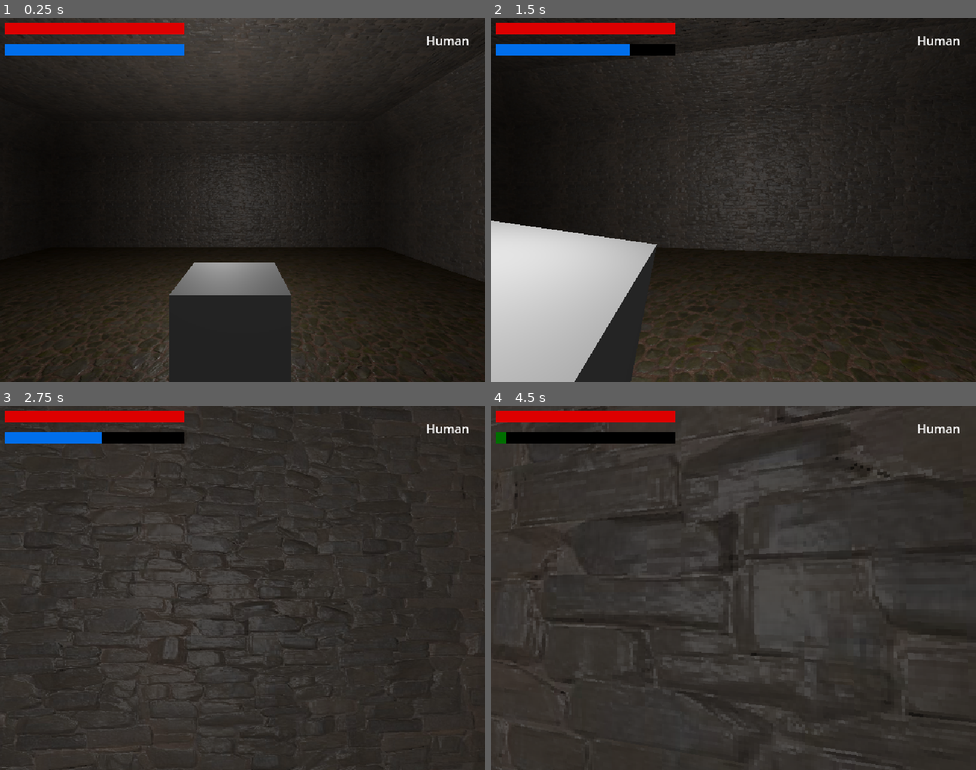
Above: before the commit, frames 1-4 (two rows, left to right).
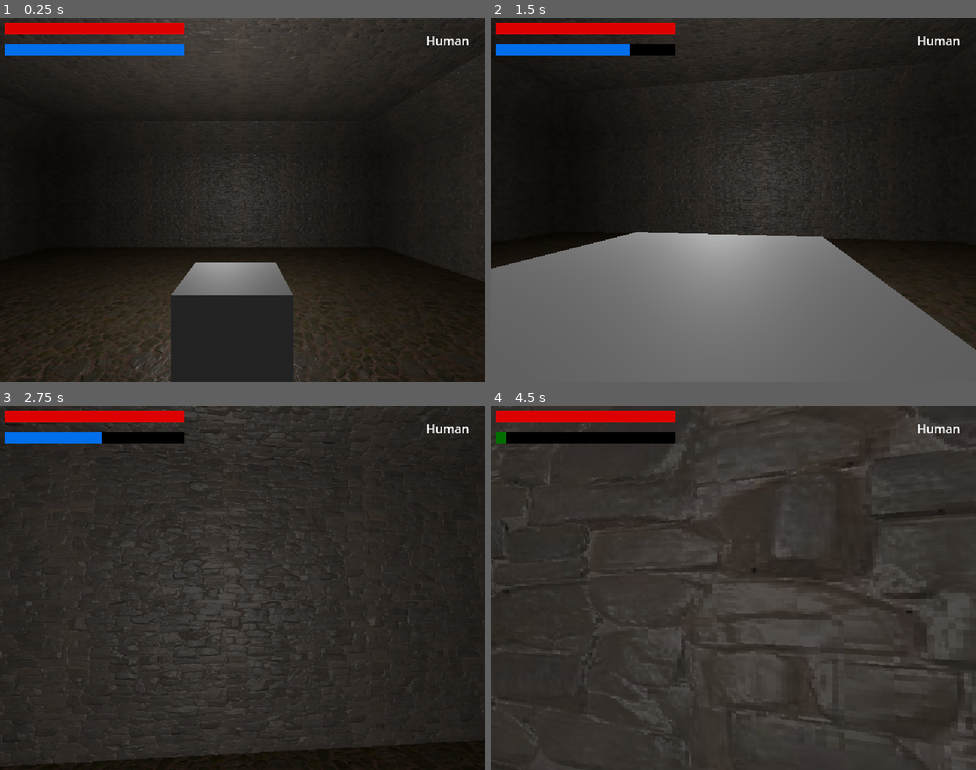
Above: after the commit, the same moments.

Repository: SpaceMoreDev/Codename_Retribution
Game: Godot game, scene res://Scenes/Main.tscn
Same seed, same stepped clock (60 frames per second), same inputs: the game is played once before the commit and once after it.
Inputs (mouse positions are in pixels of both pictures, inside the frame that each line leads up to):
- Up to frame 1 (0.25 s): no input
- Up to frame 2 (1.5 s): move the mouse to (757, 200) at 0.52 s; hold Ctrl (CROUCH) 0.53-1.28 s; hold W (UP) from 0.53 s (still down); right-click (757, 200) at 0.6 s; tap Space (JUMP) at 0.77 s; move the mouse to (709, 200) at 1.27 s; tap Ctrl (CROUCH) at 1.35 s
- Up to frame 3 (2.75 s): keep holding W (UP); tap Space (JUMP) at 1.52 s; tap R (ROTATE_OBJECT) at 1.55 s; move the mouse to (252, 580) at 2.02 s; hold R (ROTATE_OBJECT) from 2.03 s (still down); right-click (252, 580) at 2.3 s
- Up to frame 4 (4.5 s): keep holding W (UP); move the mouse to (728, 595) at 2.77 s; release R (ROTATE_OBJECT) at 2.78 s; right-click (728, 595) at 2.85 s; tap Space (JUMP) at 3.02, 3.77 s; tap Ctrl (CROUCH) at 3.05 s; move the mouse to (767, 591) at 3.52 s; hold Ctrl (CROUCH) 3.53-4.28 s; tap R (ROTATE_OBJECT) at 3.8 s; move the mouse to (694, 584) at 4.27 s; click (694, 584) at 4.35 s

The runs differ from the first frame. In frame 1, 0.3% of the frame differs, in the area x 8-100%, y 0-100%; in frame 2, 36%, in the area x 0-100%, y 0-100%; in frame 3, 8.2%; in frame 4, 6.1%.

Commit message:
Fixed HeadBob with any camera motion

Diff:
--- a/Scenes/Packed/player.tscn
+++ b/Scenes/Packed/player.tscn
@@ -33,42 +33,59 @@
 [node name="CrouchingCollision" type="CollisionShape3D" parent="."]
 transform = Transform3D(1, 0, 0, 0, 1, 0, 0, 0, 1, 0, -0.725078, 0)
 shape = SubResource("CapsuleShape3D_yyxpu")
+disabled = true
 
-[node name="Camera3D" type="Camera3D" parent="."]
+[node name="Stats" type="Node3D" parent="."]
+script = ExtResource("1_sce2v")
+
+[node name="Head" type="Node3D" parent="." node_paths=PackedStringArray("_player_head", "_player_camera")]
 script = ExtResource("2_rsliq")
+_player_head = NodePath("..")
+_player_camera = NodePath("Camera3D")
 
-[node name="RayCast3D" type="RayCast3D" parent="Camera3D"]
+[node name="Camera3D" type="Camera3D" parent="Head"]
+
+[node name="Action" type="Node3D" parent="Head/Camera3D" node_paths=PackedStringArray("handIcon", "ray")]
+script = ExtResource("4_ing7o")
+handIcon = NodePath("../../../Player_UI/TextureRect")
+ray = NodePath("RayCast3D")
+
+[node name="RayCast3D" type="RayCast3D" parent="Head/Camera3D/Action"]
 target_position = Vector3(0, 0, -2)
 collision_mask = 12
 
-[node name="GrabPosition" type="Node3D" parent="Camera3D"]
+[node name="GrabPosition" type="Node3D" parent="Head/Camera3D/Action"]
 transform = Transform3D(1, 0, 0, 0, 1, 0, 0, 0, 1, 0, 0, -1.00918)
 
-[node name="Joint" type="Generic6DOFJoint3D" parent="Camera3D"]
+[node name="Joint" type="Generic6DOFJoint3D" parent="Head/Camera3D/Action"]
 transform = Transform3D(1, 0, 0, 0, 1, 0, 0, 0, 1, 0, 0, -0.9912)
 node_a = NodePath("../StaticBody3D")
 linear_limit_x/enabled = false
 linear_limit_y/enabled = false
 linear_limit_z/enabled = false
 
-[node name="StaticBody3D" type="StaticBody3D" parent="Camera3D"]
+[node name="StaticBody3D" type="StaticBody3D" parent="Head/Camera3D/Action"]
 transform = Transform3D(1, 0, 0, 0, 1, 0, 0, 0, 1, 0, 0, -1.34)
 
-[node name="Stats" type="Node3D" parent="."]
-script = ExtResource("1_sce2v")
-
-[node name="Crouch" type="Node3D" parent="." node_paths=PackedStringArray("standingCollider", "crouchingCollider", "camera", "headBob")]
+[node name="Crouch" type="Node3D" parent="." node_paths=PackedStringArray("raycheck", "camera", "headBob", "standingCollider", "crouchingCollider")]
 script = ExtResource("4_8cvhv")
+raycheck = NodePath("TopCheckRay")
+camera = NodePath("../Head/Camera3D")
+headBob = NodePath("../HeadBobbing")
 standingCollider = NodePath("../StandingCollision")
 crouchingCollider = NodePath("../CrouchingCollision")
-camera = NodePath("../Camera3D")
-headBob = NodePath("../HeadBobbing")
 
-[node name="Leaning" type="Node3D" parent="." node_paths=PackedStringArray("leftRay", "rightRay", "camera")]
+[node name="TopCheckRay" type="RayCast3D" parent="Crouch"]
+transform = Transform3D(1, 0, 0, 0, 1, 0, 0, 0, 1, 0, -0.47141, 0)
+target_position = Vector3(0, 1, 0)
+collision_mask = 9
+
+[node name="Leaning" type="Node3D" parent="." node_paths=PackedStringArray("leftRay", "rightRay", "head", "camera")]
 script = ExtResource("4_yepiv")
 leftRay = NodePath("LeftRay")
 rightRay = NodePath("RightRay")
-camera = NodePath("../Camera3D")
+head = NodePath("../Head")
+camera = NodePath("../Head/Camera3D")
 
 [node name="LeftRay" type="RayCast3D" parent="Leaning"]
 transform = Transform3D(1, 0, 0, 0, 1, 0, 0, 0, 1, -0.1, 0, 0)
@@ -82,14 +99,10 @@
 collision_mask = 9
 debug_shape_custom_color = Color(0.513726, 0.4, 0, 1)
 
-[node name="Action" type="Node3D" parent="." node_paths=PackedStringArray("handIcon")]
-script = ExtResource("4_ing7o")
-handIcon = NodePath("../Player_UI/TextureRect")
-
-[node name="HeadBobbing" type="Node3D" parent="." node_paths=PackedStringArray("camera")]
+[node name="HeadBobbing" type="Node3D" parent="." node_paths=PackedStringArray("head", "crouching")]
 script = ExtResource("6_jkene")
-camera = NodePath("../Camera3D")
-_frequency = 5
+head = NodePath("../Head")
+crouching = NodePath("../Crouch")
 
 [node name="Player_UI" type="CanvasLayer" parent="."]
 
--- a/Scripts/DragDoor.gd
+++ b/Scripts/DragDoor.gd
@@ -8,14 +8,16 @@
 var action
 var active : bool = false
 var camera : Camera3D
+var cameraSc : PlayerCamera
 var grab_position
 var player : Node
 
 func _ready():
 	player = Global._get_player()
-	camera = player.get_node("Camera3D") as Camera3D
-	grab_position = player.get_node("Camera3D/GrabPosition")
-	action = player.get_node("Action") as PlayerAction
+	camera = player.get_node("Head/Camera3D") as Camera3D
+	cameraSc = player.get_node("Head")
+	action = camera.get_node("Action") as PlayerAction
+	grab_position = action.get_node("GrabPosition")
 	action.connect("start_interaction", InteractWithDoor)
 	action.connect("end_interaction", remove_object)
 
@@ -23,13 +25,13 @@
 	if(data != null):
 		data = null
 	active = false
-	camera.locked = false
+	cameraSc.locked = false
 
 func InteractWithDoor(door:Node3D):
 	if(door.get_parent() == get_parent()):
 		data = door
 		mouse_x = 0
-		camera.locked = true
+		cameraSc.locked = true
 		active = true
 
 var do : bool = true
--- a/Scripts/Player/Crouching.gd
+++ b/Scripts/Player/Crouching.gd
@@ -1,16 +1,27 @@
 extends Node
 
+class_name Crouching
+
+@export var raycheck : RayCast3D
+@export var camera : Camera3D
+@export var headBob : HeadBobbing
 @export var standingCollider: CollisionShape3D
 @export var crouchingCollider: CollisionShape3D
-@export var camera: Camera3D
-@export var headBob: HeadBobbing
 
 const CROUCHING_AMOUNT = 0.5
+const CROUCHING_SPEED = 1
+
+const CROUCHING_FREQ = 5
+const CROUCHING_AMP = 0.07
+
 var crouchingHeight : float
 
-var acceleration : float = 7
+var acceleration : float = 2
 var active = false
+var notpressing:bool
+var player: Player
 func _ready():
+	player = get_parent()
 	crouchingHeight = camera.position.y - CROUCHING_AMOUNT
 	standingCollider.disabled = false
 	crouchingCollider.disabled = true
@@ -20,18 +31,34 @@
 	if(Input.is_action_just_pressed("CROUCH")):
 		standingCollider.disabled = true
 		crouchingCollider.disabled = false
-		headBob.crouching = true
+		player.Speed = CROUCHING_SPEED
 		active = true
-	elif(Input.is_action_pressed("CROUCH")):
-		camera.position.y = lerp(camera.position.y, crouchingHeight, delta * acceleration)
+		notpressing = true
+		headBob._frequency = CROUCHING_FREQ
+		headBob._amplitude = CROUCHING_AMP
+	elif Input.is_action_pressed("CROUCH"):
+		camera.position.y = move_toward(camera.position.y, crouchingHeight, delta * acceleration)
+	elif(Input.is_action_just_released("CROUCH")):
+		if is_top_empty():
+			standingCollider.disabled = false
+			crouchingCollider.disabled = true
+			player.Speed = player.WALK_SPEED
+		notpressing = false
+	else:
+		if not notpressing and active:
+			if is_top_empty():
+				camera.position.y = move_toward(camera.position.y, 0.0, delta * acceleration)
+				if camera.position.y == 0:
+					standingCollider.disabled = false
+					crouchingCollider.disabled = true
+					player.Speed = player.WALK_SPEED
+					active = false
 
-	elif(Input.is_action_just_released("CROUCH")):
-		standingCollider.disabled = false
-		crouchingCollider.disabled = true
-	else:
-		if active:
-			if(not is_zero_approx(camera.position.y)):
-				camera.position.y = lerp(camera.position.y, 0.0, delta * acceleration)
-			else:
-				active = false
-				headBob.crouching = false
+
+					headBob._frequency = headBob.STAND_FREQ
+					headBob._amplitude = headBob.STAND_AMP
+
+func is_top_empty() -> bool:
+	if raycheck.is_colliding() :
+		return false
+	return true
--- a/Scripts/Player/HeadBobbing.gd
+++ b/Scripts/Player/HeadBobbing.gd
@@ -1,24 +1,28 @@
 extends Node
 class_name HeadBobbing
-@export var camera : Camera3D
+@export var head : Node3D
+@export var _frequency = 4
+@export var _amplitude = 0.05
+@export var crouching : Crouching
 
-#head bob
-@export var _frequency = 3
-@export var _amplitude = 0.08
-var crouching = false
+const STAND_FREQ = 4
+const STAND_AMP = 0.05
+
 var acceleration : float = 5
 var t_bob = 0.0
+var crouchVector : Vector3
+
+func _ready():
+	crouchVector = Vector3(0.0, crouching.crouchingHeight, 0.0)
 
 func _physics_process(delta):
-    if(not camera.locked and not crouching):
-        t_bob += delta * get_parent().velocity.length() * float(get_parent().is_on_floor())
-        var headbobbing = lerp(camera.transform.origin, head_bobbing(t_bob), delta * acceleration)
-        camera.transform.origin = headbobbing
-        camera.rotation.z = lerp(camera.rotation.z, 0.0, delta * acceleration)
-
+	if(not head.locked):
+		t_bob += delta * get_parent().velocity.length() * float(get_parent().is_on_floor())
+		var headbobbing =  head_bobbing(t_bob)
+		head.position = headbobbing
 
 func head_bobbing(time)->Vector3:
-    var pos = Vector3.ZERO
-    pos.y = sin(time *_frequency) * _amplitude
-    pos.x = cos(time *_frequency/2) * _amplitude
-    return pos
+	var pos = Vector3.ZERO
+	pos.y = sin(time *_frequency) * _amplitude
+	pos.x = cos(time *_frequency/1.5) * _amplitude
+	return pos
--- a/Scripts/Player/Leaning.gd
+++ b/Scripts/Player/Leaning.gd
@@ -1,16 +1,18 @@
 extends Node
 
-const CAMERADISTANCE = 0.7
+const CAMERADISTANCE = 0.5
 
 @export var leftRay:RayCast3D
 @export var rightRay:RayCast3D
 
 @export var horizontalDistance : float
-@export var leanAngle : float = 0.5
+@export var leanAngle : float = 0.45
 
+@export var head : PlayerCamera
 @export var camera : Camera3D
 
-var speed : float = 10;
+var speed : float = 3
+var anglespeed : float = 2
 var originalPos = Vector3.ZERO
 var target
 var active = false
@@ -26,20 +28,24 @@
 
 	if(Input.is_action_pressed("LEAN_LEFT")):
 		check_if_hit_Left()
-		camera.locked = true
-		camera.position.x = lerp(camera.position.x, -horizontalDistance, delta *speed)
-		camera.rotation.z = lerp(camera.rotation.z, leanAngle, delta *speed)
+		head.locked = true
+		camera.position.x = move_toward(camera.position.x, -horizontalDistance, delta *speed)
+		camera.rotation.z = move_toward(camera.rotation.z, leanAngle, delta *anglespeed)
 		active = true
 	elif(Input.is_action_pressed("LEAN_RIGHT")):
 		check_if_hit_Right()
-		camera.locked = true
-		camera.position.x = lerp(camera.position.x, horizontalDistance, delta *speed)
-		camera.rotation.z = lerp(camera.rotation.z, -leanAngle, delta *speed)
+		head.locked = true
+		camera.position.x = move_toward(camera.position.x, horizontalDistance, delta *speed)
+		camera.rotation.z = move_toward(camera.rotation.z, -leanAngle, delta *anglespeed)
 		active = true
 	else:
-		if(camera.locked and active):
-			camera.locked = false
-			active = false
+		if(head.locked and active):
+			camera.position.x = move_toward(camera.position.x, 0.0, delta *speed)
+			camera.rotation.z = move_toward(camera.rotation.z, 0.0, delta * anglespeed)
+			if(camera.position.x == 0.0 and camera.rotation.z == 0):
+				head.locked = false
+				active = false
+
 
 
 func check_if_hit_Left():
--- a/Scripts/Player/PickUp.gd
+++ b/Scripts/Player/PickUp.gd
@@ -1,10 +1,11 @@
 extends Node
-var camera : PlayerCamera
+var camera : Node3D
+var cameraSc : PlayerCamera
 var grab_position : Node3D
 var joint : Joint3D
 var staticbody : StaticBody3D
 
-@export var pull_power = 6
+@export var pull_power = 10
 @export var rotation_power = 0.05
 
 var active : bool = false
@@ -14,11 +15,12 @@
 
 func _ready():
 	var player : Node = Global._get_player()
-	camera = player.get_node("Camera3D")
-	grab_position = player.get_node("Camera3D/GrabPosition")
-	joint = player.get_node("Camera3D/Joint")
-	staticbody = player.get_node("Camera3D/StaticBody3D")
-	action = player.get_node("Action") as PlayerAction
+	camera = player.get_node("Head/Camera3D")
+	cameraSc = player.get_node("Head")
+	action = camera.get_node("Action") as PlayerAction
+	joint = action.get_node("Joint")
+	staticbody = action.get_node("StaticBody3D")
+	grab_position = action.get_node("GrabPosition")
 	action.connect("start_interaction", pull_object)
 	action.connect("end_interaction", remove_object)
 	pass
@@ -40,17 +42,17 @@
 			return
 
 		if(Input.is_action_pressed("ROTATE_OBJECT")):
-			camera.locked = true
+			cameraSc.locked = true
 			rotate_object(event)
 		elif(Input.is_action_just_released("ROTATE_OBJECT")):
-			camera.locked = false
+			cameraSc.locked = false
 
 func remove_object():
 	if(picked_object != null):
 		picked_object = null
 		joint.node_b = joint.get_path()
 		active = false
-		camera.locked = false
+		cameraSc.locked = false
 
 func rotate_object(event):
 	if(picked_object != null):
--- a/Scripts/Player/PlayerAction.gd
+++ b/Scripts/Player/PlayerAction.gd
@@ -7,7 +7,7 @@
 
 @export var raycast_length = 2
 @export var handIcon : TextureRect
-@onready var ray : RayCast3D = $"../Camera3D/RayCast3D"
+@export var ray : RayCast3D
 
 var isDoingAction = false
 
--- a/Scripts/Player/PlayerCamera.gd
+++ b/Scripts/Player/PlayerCamera.gd
@@ -1,8 +1,8 @@
-extends Camera3D
+extends Node3D
 class_name PlayerCamera
 
-@onready var _player_head: Node3D = get_parent()
-@onready var _player_camera: Camera3D = self
+@export var _player_head: Node3D
+@export var _player_camera: Camera3D
 
 @onready var _sensitivity = ProjectSettings.get_setting("player/look_sensitivity")
 
--- a/project.godot
+++ b/project.godot
@@ -23,6 +23,7 @@
 
 window/size/viewport_width=640
 window/size/viewport_height=480
+window/size/mode=3
 window/size/window_width_override=1112
 window/size/window_height_override=640
 window/stretch/mode="viewport"
Not shown: 8 places in Assets/Data/tileset.tres that only renumber resources
